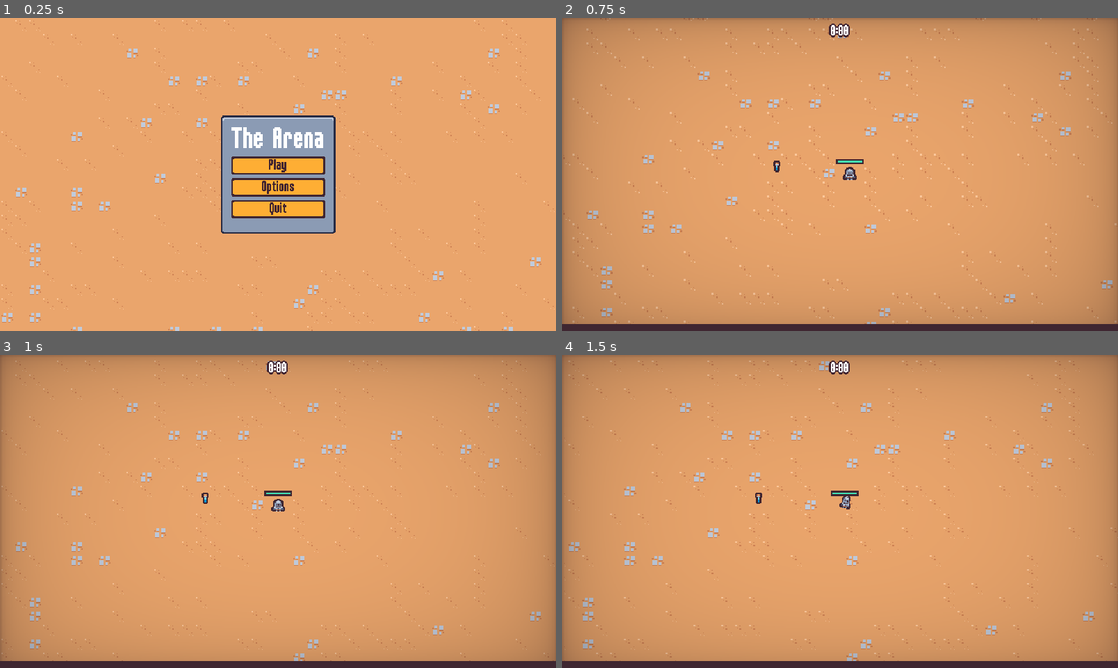
Above: before the commit, frames 1-4 (two rows, left to right).
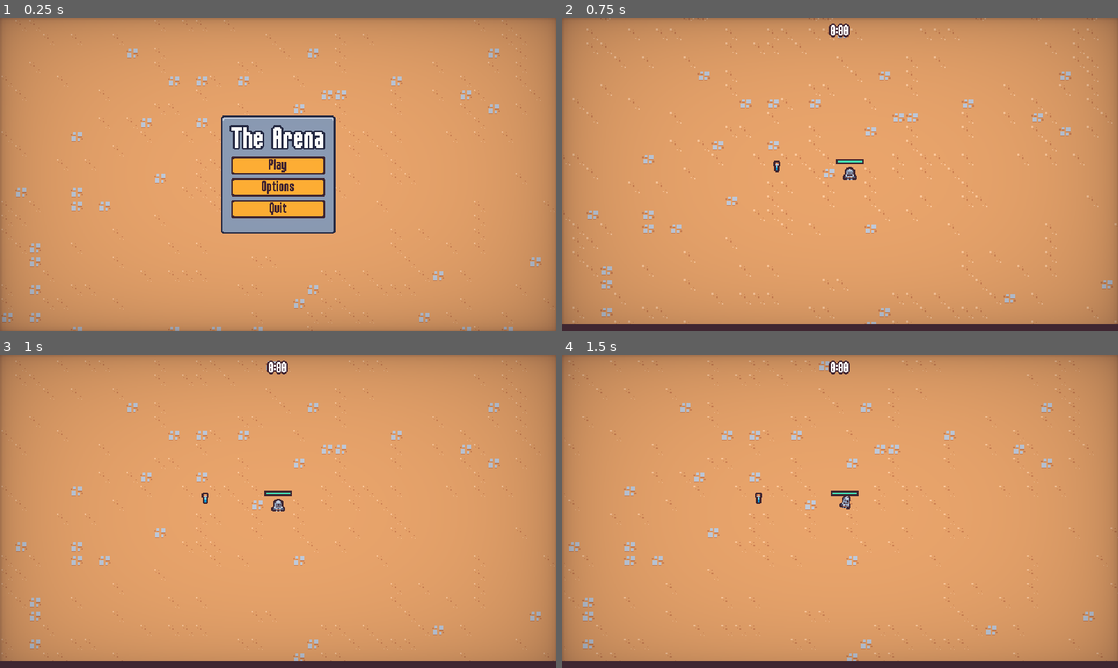
Above: after the commit, the same moments.

Repository: rprav-n/2D-Survivors-Style-Game
Game: Godot game, scene res://scenes/ui/main_menu.tscn
Same seed, same stepped clock (60 frames per second), same inputs: the game is played once before the commit and once after it.
Inputs (mouse positions are in pixels of both pictures, inside the frame that each line leads up to):
- Up to frame 1 (0.25 s): no input
- Up to frame 2 (0.75 s): click "Play" at 0.5 s
- Up to frame 3 (1 s): no input
- Up to frame 4 (1.5 s): tap Enter at 1.25 s; move the mouse to (962, 495) at 1.27 s; press the mouse at (962, 495) at 1.28 s; hold D (move_right) from 1.28 s (still down)

The runs differ from the first frame. In frame 1, 28% of the frame differs, in the area x 0-100%, y 0-100%; in frame 2, nothing differs; in frame 3, nothing differs; in frame 4, nothing differs.

Commit message:
Styling the sliders

Diff:
--- a/resources/theme/theme.tres
+++ b/resources/theme/theme.tres
@@ -41,6 +41,35 @@
 texture_margin_bottom = 3.0
 region_rect = Rect2(4, 20, 8, 8)
 
+[sub_resource type="PlaceholderTexture2D" id="PlaceholderTexture2D_3rv8k"]
+size = Vector2(0, 0)
+
+[sub_resource type="PlaceholderTexture2D" id="PlaceholderTexture2D_1hdtk"]
+size = Vector2(0, 0)
+
+[sub_resource type="StyleBoxFlat" id="StyleBoxFlat_as076"]
+bg_color = Color(0.462745, 0.890196, 1, 1)
+border_width_left = 2
+border_width_top = 2
+border_width_right = 2
+border_width_bottom = 2
+border_color = Color(0.8, 0.8, 0.8, 0)
+
+[sub_resource type="StyleBoxFlat" id="StyleBoxFlat_0ndea"]
+bg_color = Color(0.462745, 0.890196, 1, 1)
+border_width_left = 2
+border_width_top = 2
+border_width_right = 2
+border_width_bottom = 2
+border_color = Color(0.8, 0.8, 0.8, 0)
+
+[sub_resource type="StyleBoxFlat" id="StyleBoxFlat_633wi"]
+content_margin_left = 2.0
+content_margin_top = 6.0
+content_margin_right = 2.0
+content_margin_bottom = 6.0
+bg_color = Color(0.247059, 0.14902, 0.192157, 1)
+
 [sub_resource type="StyleBoxTexture" id="StyleBoxTexture_rbcem"]
 texture = ExtResource("1_osgtm")
 texture_margin_left = 4.0
@@ -65,6 +94,12 @@
 default_font_size = 16
 AlternatePanelContainer/base_type = &"PanelContainer"
 AlternatePanelContainer/styles/panel = SubResource("StyleBoxTexture_dp84k")
+BlueOutlineLabel/base_type = &"Label"
+BlueOutlineLabel/colors/font_outline_color = Color(0.14902, 0.168627, 0.266667, 1)
+BlueOutlineLabel/colors/font_shadow_color = Color(0.14902, 0.168627, 0.266667, 1)
+BlueOutlineLabel/constants/outline_size = 8
+BlueOutlineLabel/constants/shadow_offset_x = 0
+BlueOutlineLabel/constants/shadow_offset_y = 0
 Button/colors/font_color = Color(0.258824, 0.145098, 0.188235, 1)
 Button/colors/font_focus_color = Color(0.258824, 0.145098, 0.188235, 1)
 Button/colors/font_hover_color = Color(0.741176, 0.423529, 0.290196, 1)
@@ -73,6 +108,11 @@
 Button/styles/hover = SubResource("StyleBoxTexture_uvkuj")
 Button/styles/normal = SubResource("StyleBoxTexture_eqrlo")
 Button/styles/pressed = SubResource("StyleBoxTexture_5v7ue")
+HSlider/icons/grabber = SubResource("PlaceholderTexture2D_3rv8k")
+HSlider/icons/grabber_highlight = SubResource("PlaceholderTexture2D_1hdtk")
+HSlider/styles/grabber_area = SubResource("StyleBoxFlat_as076")
+HSlider/styles/grabber_area_highlight = SubResource("StyleBoxFlat_0ndea")
+HSlider/styles/slider = SubResource("StyleBoxFlat_633wi")
 Label/constants/line_spacing = 0
 PanelContainer/styles/panel = SubResource("StyleBoxTexture_rbcem")
 ProgressBar/styles/background = SubResource("StyleBoxFlat_rft00")
--- a/scenes/ui/ability_upgrade_card.tscn
+++ b/scenes/ui/ability_upgrade_card.tscn
@@ -246,8 +246,7 @@
 [node name="NameLabel" type="Label" parent="MarginContainer/VBoxContainer/PanelContainer"]
 unique_name_in_owner = true
 layout_mode = 2
-theme_override_colors/font_outline_color = Color(0.14902, 0.168627, 0.266667, 1)
-theme_override_constants/outline_size = 6
+theme_type_variation = &"BlueOutlineLabel"
 theme_override_font_sizes/font_size = 32
 text = "Test Name"
 horizontal_alignment = 1
@@ -257,10 +256,9 @@
 [node name="DescriptionLabel" type="Label" parent="MarginContainer/VBoxContainer"]
 unique_name_in_owner = true
 layout_mode = 2
+theme_type_variation = &"BlueOutlineLabel"
 theme_override_colors/font_shadow_color = Color(0.14902, 0.168627, 0.266667, 1)
-theme_override_colors/font_outline_color = Color(0.14902, 0.168627, 0.266667, 1)
 theme_override_constants/shadow_offset_x = 0
 theme_override_constants/shadow_offset_y = 0
-theme_override_constants/outline_size = 8
 text = "Write some description here"
 autowrap_mode = 2
--- a/scenes/ui/end_screen.tscn
+++ b/scenes/ui/end_screen.tscn
@@ -120,20 +120,16 @@
 unique_name_in_owner = true
 layout_mode = 2
 size_flags_horizontal = 4
-theme_override_colors/font_shadow_color = Color(0.14902, 0.168627, 0.266667, 1)
-theme_override_colors/font_outline_color = Color(0.14902, 0.168627, 0.266667, 1)
+theme_type_variation = &"BlueOutlineLabel"
 theme_override_constants/shadow_offset_x = 0
 theme_override_constants/shadow_offset_y = 0
-theme_override_constants/outline_size = 8
 theme_override_font_sizes/font_size = 32
 text = "Victory"
 
 [node name="DescriptionLabel" type="Label" parent="MarginContainer/PanelContainer/MarginContainer/VBoxContainer"]
 unique_name_in_owner = true
 layout_mode = 2
-theme_override_colors/font_shadow_color = Color(0.14902, 0.168627, 0.266667, 1)
-theme_override_colors/font_outline_color = Color(0.14902, 0.168627, 0.266667, 1)
-theme_override_constants/outline_size = 8
+theme_type_variation = &"BlueOutlineLabel"
 text = "You won!"
 horizontal_alignment = 1
 
--- a/scenes/ui/main_menu.tscn
+++ b/scenes/ui/main_menu.tscn
@@ -1,8 +1,9 @@
-[gd_scene load_steps=4 format=3 uid="uid://4aecvjrwmke4"]
+[gd_scene load_steps=5 format=3 uid="uid://4aecvjrwmke4"]
 
 [ext_resource type="TileSet" uid="uid://be30pah2onuvf" path="res://resources/tile_set.tres" id="1_s0ft6"]
 [ext_resource type="Script" path="res://scenes/ui/main_menu.gd" id="1_typks"]
 [ext_resource type="PackedScene" uid="uid://dpbihdwq0fv53" path="res://scenes/ui/sound_button.tscn" id="2_07nqi"]
+[ext_resource type="PackedScene" uid="uid://2xo73tw56b3y" path="res://scenes/ui/vignette.tscn" id="2_wf6k2"]
 
 [node name="MainMenu" type="CanvasLayer"]
 script = ExtResource("1_typks")
@@ -37,6 +38,7 @@
 
 [node name="Label" type="Label" parent="MarginContainer/PanelContainer/MarginContainer/VBoxContainer"]
 layout_mode = 2
+theme_type_variation = &"BlueOutlineLabel"
 theme_override_font_sizes/font_size = 32
 text = "The Arena"
 
@@ -54,3 +56,6 @@
 unique_name_in_owner = true
 layout_mode = 2
 text = "Quit"
+
+[node name="Vignette" parent="." instance=ExtResource("2_wf6k2")]
+layer = 2
--- a/scenes/ui/options_menu.tscn
+++ b/scenes/ui/options_menu.tscn
@@ -1,7 +1,8 @@
-[gd_scene load_steps=4 format=3 uid="uid://3hsrr4a504cj"]
+[gd_scene load_steps=5 format=3 uid="uid://3hsrr4a504cj"]
 
 [ext_resource type="Script" path="res://scenes/ui/options_menu.gd" id="1_woa6g"]
 [ext_resource type="TileSet" uid="uid://be30pah2onuvf" path="res://resources/tile_set.tres" id="2_oewe5"]
+[ext_resource type="PackedScene" uid="uid://2xo73tw56b3y" path="res://scenes/ui/vignette.tscn" id="2_xbkxc"]
 [ext_resource type="PackedScene" uid="uid://dpbihdwq0fv53" path="res://scenes/ui/sound_button.tscn" id="3_igilu"]
 
 [node name="OptionsMenu" type="CanvasLayer"]
@@ -39,6 +40,7 @@
 
 [node name="Label" type="Label" parent="MarginContainer/PanelContainer/MarginContainer/VBoxContainer"]
 layout_mode = 2
+theme_type_variation = &"BlueOutlineLabel"
 theme_override_font_sizes/font_size = 32
 text = "Options"
 horizontal_alignment = 1
@@ -52,6 +54,7 @@
 
 [node name="Label" type="Label" parent="MarginContainer/PanelContainer/MarginContainer/VBoxContainer/VBoxContainer/SfxOptionContainer"]
 layout_mode = 2
+theme_type_variation = &"BlueOutlineLabel"
 text = "SFX Volume"
 
 [node name="SfxSlider" type="HSlider" parent="MarginContainer/PanelContainer/MarginContainer/VBoxContainer/VBoxContainer/SfxOptionContainer"]
@@ -66,6 +69,7 @@
 
 [node name="Label" type="Label" parent="MarginContainer/PanelContainer/MarginContainer/VBoxContainer/VBoxContainer/MusicOptionContainer"]
 layout_mode = 2
+theme_type_variation = &"BlueOutlineLabel"
 text = "Music Volume"
 
 [node name="MusicSlider" type="HSlider" parent="MarginContainer/PanelContainer/MarginContainer/VBoxContainer/VBoxContainer/MusicOptionContainer"]
@@ -80,6 +84,7 @@
 
 [node name="Label" type="Label" parent="MarginContainer/PanelContainer/MarginContainer/VBoxContainer/VBoxContainer/WindowOptionContainer"]
 layout_mode = 2
+theme_type_variation = &"BlueOutlineLabel"
 text = "Window Mode"
 
 [node name="WindowButton" parent="MarginContainer/PanelContainer/MarginContainer/VBoxContainer/VBoxContainer/WindowOptionContainer" instance=ExtResource("3_igilu")]
@@ -95,3 +100,6 @@
 layout_mode = 2
 size_flags_horizontal = 0
 text = "Back"
+
+[node name="Vignette" parent="." instance=ExtResource("2_xbkxc")]
+layer = 2
Not shown: 1 places in resources/theme/theme.tres that only renumber resources
